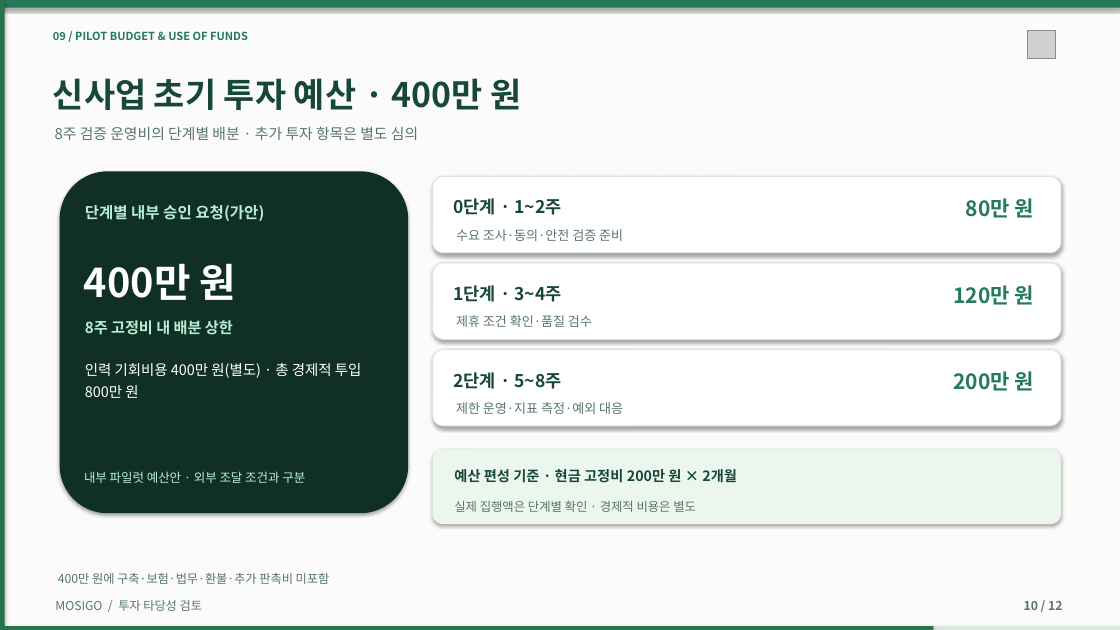
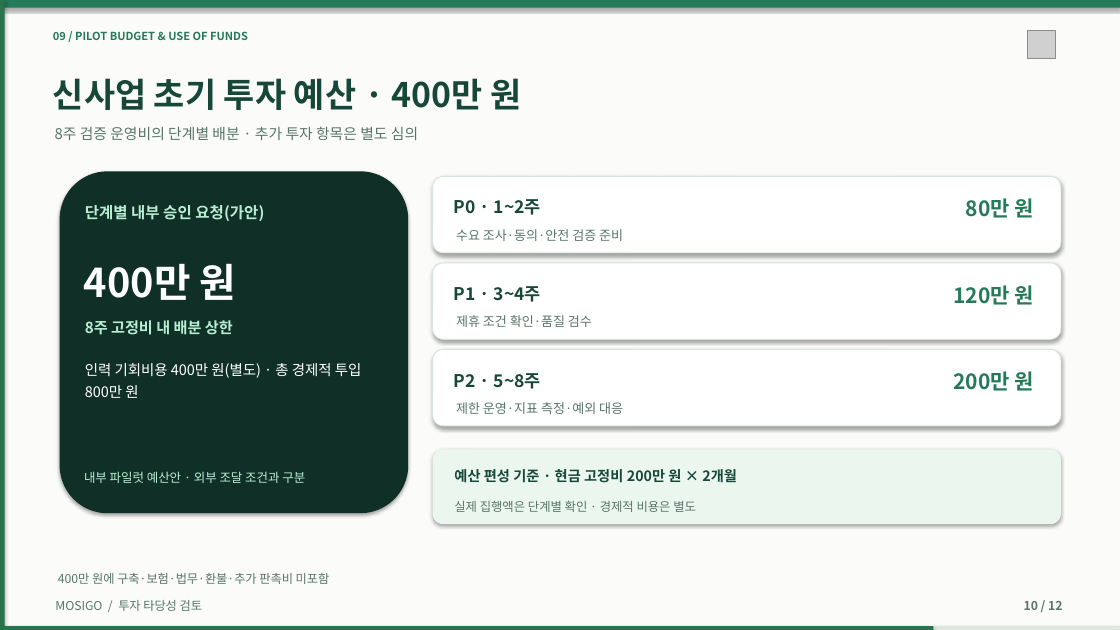
Before and after one commit to dohyunkimmm/mosigo-case-study, a slide deck: slide 10 of downloads/MOSIGO_IR_Investment_Review_12slides.pptx. Drawn at 1120x630 pixels with LibreOffice and Linux fonts; fonts in the diff are those of the drawing; grey boxes stand for pictures. Boxes give left, top, right and bottom in pixels: in the first picture for what was removed or moved away, otherwise in the second. Text is boxed around its words. In the diff, an @@ line names an element or a change of style, - is before the commit and + after.

```diff
--- a/downloads/MOSIGO_IR_Investment_Review_12slides.pptx
+++ b/downloads/MOSIGO_IR_Investment_Review_12slides.pptx
@@ text at <box>454,199,541,215</box>: text changed @@
-0단계 · 1~2주
+P0 · 1~2주
@@ text at <box>454,286,541,302</box>: text changed @@
-1단계 · 3~4주
+P1 · 3~4주
@@ text at <box>454,373,541,389</box>: text changed @@
-2단계 · 5~8주
+P2 · 5~8주
```
Also in this commit, not shown: 3 other slides changed, 49 other files.
